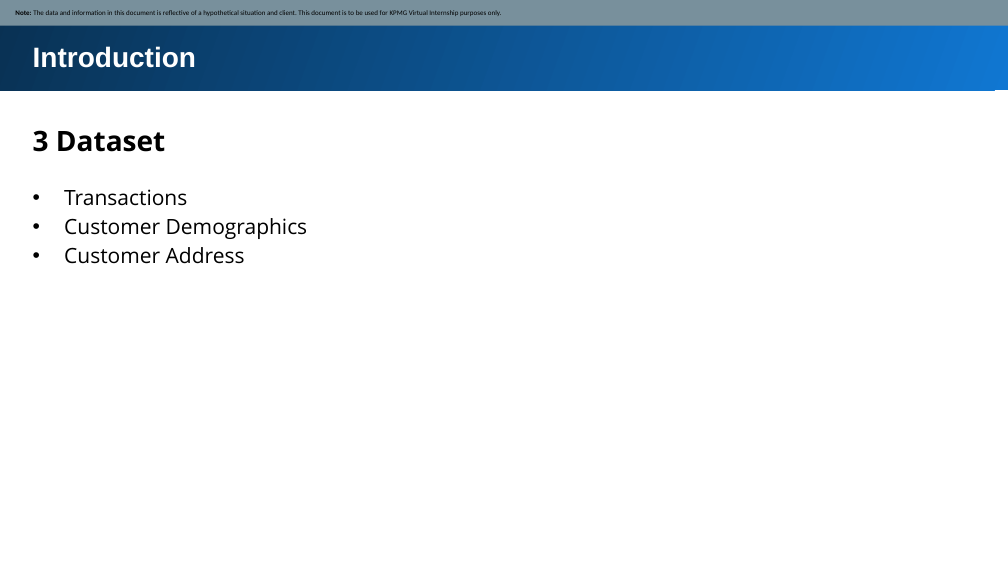
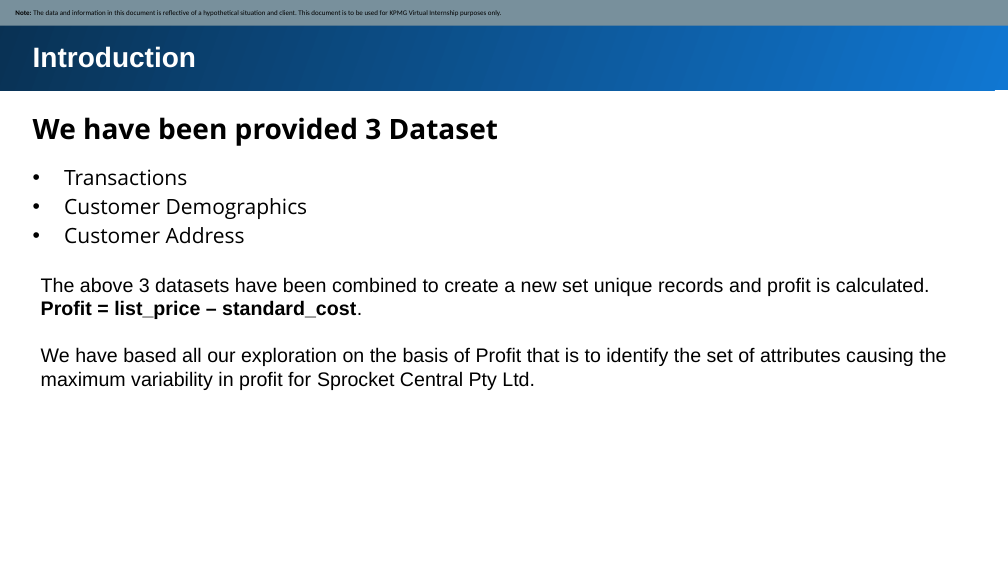
Before and after one commit to sanmoy27/KPMG_VIRTUAL_INTERNSHIP, a slide deck: slide 4 of Module_2_Template_slide.pptx. Drawn at 1008x567 pixels with LibreOffice and Linux fonts; fonts in the diff are those of the drawing. Boxes give left, top, right and bottom in pixels: in the first picture for what was removed or moved away, otherwise in the second. Text is boxed around its words. In the diff, an @@ line names an element or a change of style, - is before the commit and + after.

```diff
--- a/Module_2_Template_slide.pptx
+++ b/Module_2_Template_slide.pptx
@@ text at (x1=33, y1=117, x2=498, y2=146): text changed @@
-3 Dataset
+We have been provided 3 Dataset
@@ text "Transactions" moved from (x1=64, y1=189, x2=308, y2=264) to (x1=64, y1=169, x2=308, y2=244) @@
@@ text added at (x1=41, y1=277, x2=946, y2=390), 14 pt, text #000000 @@
+The above 3 datasets have been combined to create a new set unique records and profit is calculated.
+Profit = list_price – standard_cost.
+We have based all our exploration on the basis of Profit that is to identify the set of attributes causing the maximum variability in profit for Sprocket Central Pty Ltd.
```
Also in this commit, not shown: 4 other slides changed, 2 slides added.
